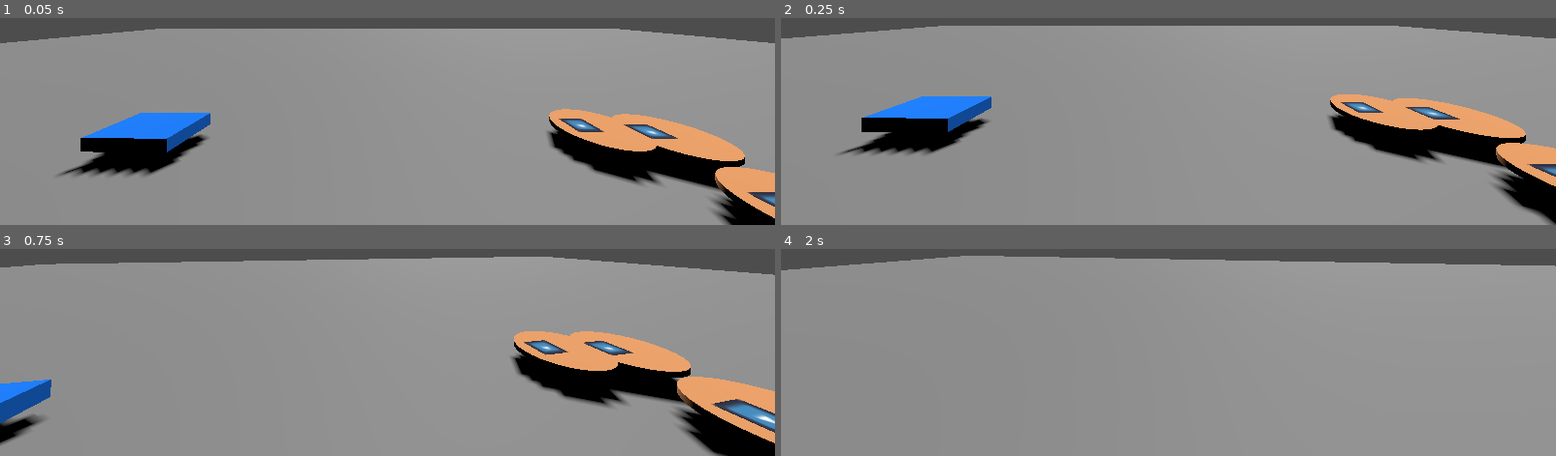
Above: before the commit, frames 1-4 (two rows, left to right).
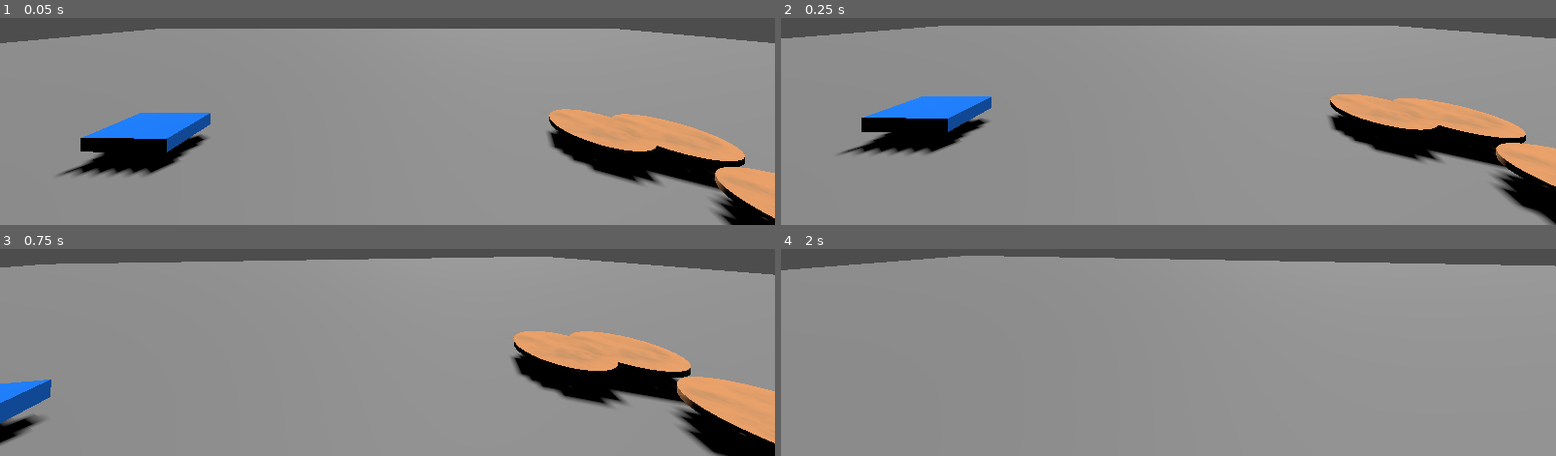
Above: after the commit, the same moments.

Repository: AKM372/STAR-Scholars-Project-2026
Game: Godot game, scene res://world.tscn
Same seed, same stepped clock (60 frames per second), same inputs: the game is played once before the commit and once after it. The engine's default icon, where the game draws it, is replaced by a stand-in: a white triangle on a blue panel in a dark square.
Inputs (mouse positions are in pixels of both pictures, inside the frame that each line leads up to):
- Up to frame 1 (0.05 s): no input
- Up to frame 2 (0.25 s): no input
- Up to frame 3 (0.75 s): tap Enter at 0.5 s; move the mouse to (outside the picture) at 0.52 s; hold Up (forward) from 0.53 s (still down); hold F (interact) from 0.53 s (still down)
- Up to frame 4 (2 s): keep holding Up (forward); tap Space (jump) at 0.77, 1.52 s; click (outside the picture) at 0.8 s; move the mouse to (outside the picture) at 1.27 s; release F (interact) at 1.28 s; click (outside the picture) at 1.35 s; tap F (interact) at 1.55 s

The runs differ from the first frame. In frame 1, 0.8% of the frame differs, in the area x 71-100%, y 46-98%; in frame 2, 0.7%; in frame 3, 1.2%, in the area x 67-100%, y 42-91%; in frame 4, nothing differs.

Commit message:
Glitch Float Away
A first pass at implementing the plate "floating away" from the player. Claude wrote 99% of this, which I am not proud of, but it used the same syntax I might've and made this much simpler. I wanted the plate to move away from the player frustratingly, just like the jank beat saber controls I have at dad's house do, but these teleport away and are still within detection distance. i will keep adding onto this, but i want to save it while it is still working well. i also added a proper "dirty" png!

Diff:
--- a/plate.tscn
+++ b/plate.tscn
@@ -1,7 +1,7 @@
 [gd_scene load_steps=8 format=4 uid="uid://36bodevpebph"]
 
 [ext_resource type="Script" uid="uid://bp58fokg7exlq" path="res://plate_script.gd" id="1_s5yhh"]
-[ext_resource type="Texture2D" uid="uid://b1ab7gjs7i8bo" path="res://icon.svg" id="2_uw33f"]
+[ext_resource type="Texture2D" uid="uid://ceadqrc7dxv61" path="res://Dirt-PNG-Image-HD.png" id="2_uw33f"]
 
 [sub_resource type="CylinderMesh" id="CylinderMesh_uw33f"]
 
@@ -48,7 +48,7 @@
 transform = Transform3D(0.25060862, 0, 0, 0, 0.11985808, 0, 0, 0, 0.25736696, -0.18370616, 0.034743726, -0.03638649)
 
 [node name="DirtSprite" type="Sprite3D" parent="Dirt"]
-transform = Transform3D(1, 0, 0, 0, -4.371139e-08, -1, 0, 1, -4.371139e-08, 0, 0, 0)
+transform = Transform3D(0.49560636, 0, 0, 0, -2.367259e-08, -1, 0, 0.54156536, -4.3711385e-08, 0.45383018, 0, 0.3592792)
 texture = ExtResource("2_uw33f")
 
 [node name="Area3D" type="Area3D" parent="Dirt"]
--- a/player.gd
+++ b/player.gd
@@ -20,6 +20,17 @@
 var scrub_speed := 6.0
 @onready var scrub_marker: Marker3D = $Head/Camera3D/ScrubMarker
 
+# for the glitches
+var glitch_offset := Vector3.ZERO
+var is_glitched := false
+var glitch_check_timer := 0.0
+var glitch_recover_timer := 0.0
+@export var glitch_check_interval := 3.0   # how often we re-roll while NOT glitched
+@export var glitch_min_radius := 0.5       # must be > scrub_radius (0.3)
+@export var glitch_max_radius := 0.8
+@export var glitch_recover_min := 2.0      # seconds before auto-reset
+@export var glitch_recover_max := 6.0
+
 func _ready() -> void:
 	add_to_group("player")
 	Input.mouse_mode = Input.MOUSE_MODE_CAPTURED
@@ -30,7 +41,7 @@
 
 	# keep held objects glued to their markers every frame
 	if pickedObject:
-		pickedObject.global_transform = hand_marker.global_transform
+		pickedObject.global_transform = hand_marker.global_transform.translated_local(glitch_offset)
 
 #animates the scrub animation
 	if offhandObject:
@@ -85,19 +96,18 @@
 		velocity.z = move_toward(velocity.z, 0, speed)
 	move_and_slide()
 
-	var random_float = randf()
-
-	if random_float < 0.8:
-		# 80% chance of being returned.
-		pass
-	elif random_float < 0.95:
-		# 15% chance of being returned.
-		pass
+	if pickedObject:
+		#if is_glitched is true, starts timer until reset
+		if is_glitched:
+			glitch_recover_timer -= delta
+			if glitch_recover_timer <= 0.0:
+				_reset_glitch()
+	#if is_glitched is false, rolls to apply glitch
 	else:
-		# 5% chance of being returned.
-		pass
-
-
+		glitch_check_timer += delta
+		if glitch_check_timer >= glitch_check_interval:
+			glitch_check_timer = 0.0
+			_roll_glitch()
 
 func pick_up_object(object):
 	#sponge vs plate pickup mechanics! makes the physics not glitch out (in the wrong ways!)
@@ -115,3 +125,31 @@
 		object.freeze = true
 		object.collision_shape_3d.disabled = true
 		pickedObject = object
+
+#random float generation for weighted chance
+func _roll_glitch() -> void:
+	var random_float = randf()
+
+	if random_float < 0.8:
+		# 80% chance: nothing happens, plate stays put
+		pass
+	elif random_float < 0.95:
+		# 15% chance: mild drift
+		_start_glitch(glitch_min_radius, glitch_min_radius + 0.2)
+	else:
+		# 5% chance: bad drift
+		_start_glitch(glitch_min_radius + 0.2, glitch_max_radius)
+
+#defines the glitch offset
+func _start_glitch(min_r: float, max_r: float) -> void:
+	var angle := randf() * TAU
+	var radius := randf_range(min_r, max_r)
+	glitch_offset = Vector3(cos(angle), 0, sin(angle)) * radius
+	is_glitched = true
+	glitch_recover_timer = randf_range(glitch_recover_min, glitch_recover_max)
+
+func _reset_glitch() -> void:
+	glitch_offset = Vector3.ZERO
+	is_glitched = false
+	glitch_check_timer = 0.0
+	glitch_recover_timer = 0.0
Binary file added: Dirt-PNG-Image-HD.png
Not shown, added: Dirt-PNG-Image-HD.png.import
Not shown, changed: .DS_Store
